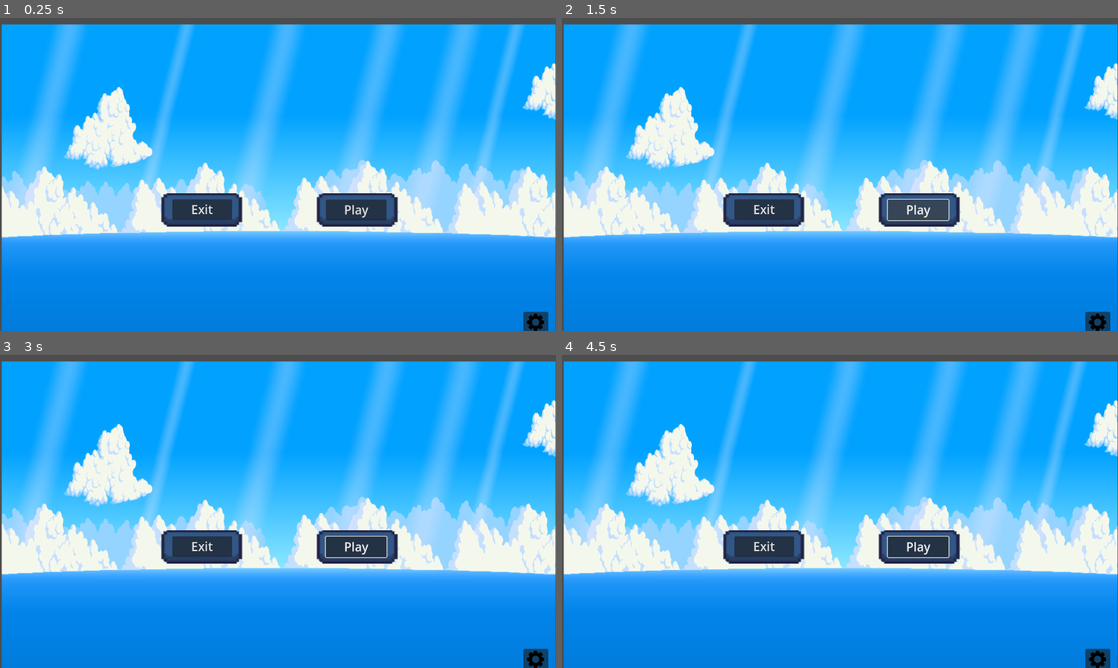
Above: before the commit, frames 1-4 (two rows, left to right).
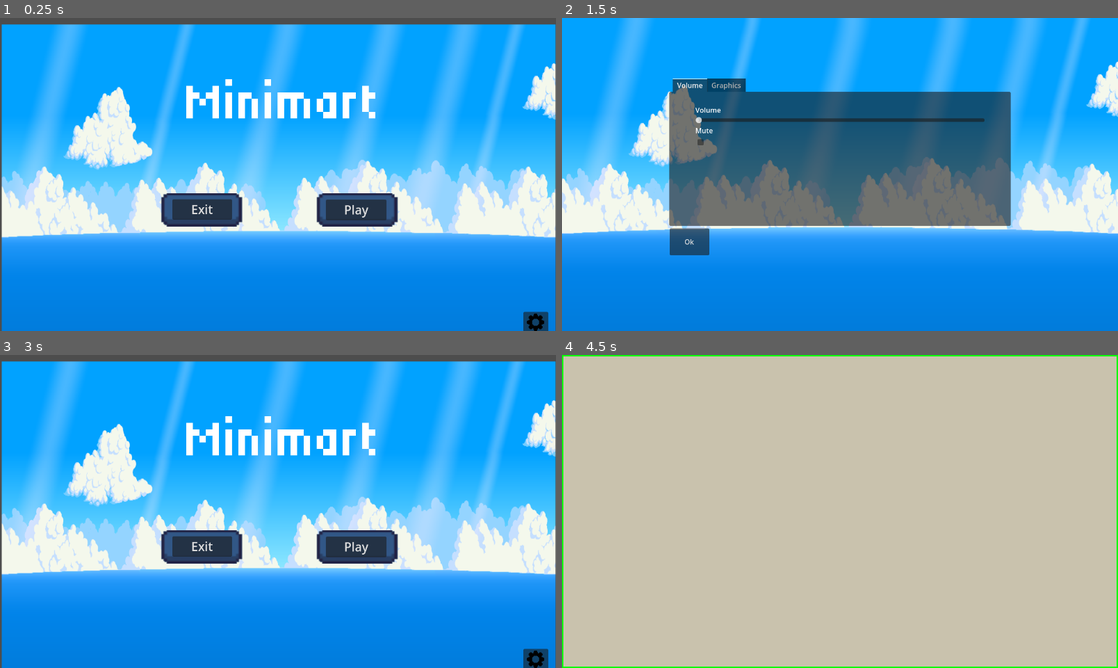
Above: after the commit, the same moments.

Repository: birugh/minimart
Game: Godot game, scene res://Interface/main_menu.tscn
Same seed, same stepped clock (60 frames per second), same inputs: the game is played once before the commit and once after it. The engine's default icon, where the game draws it, is replaced by a stand-in: a white triangle on a blue panel in a dark square.
Inputs (mouse positions are in pixels of both pictures, inside the frame that each line leads up to):
- Up to frame 1 (0.25 s): no input
- Up to frame 2 (1.5 s): click (1095, 321) at 0.5 s; click (917, 208) at 1.25 s, where only the run before the commit has a clickable "Play"
- Up to frame 3 (3 s): click (355, 545) at 2 s, where only the run before the commit has a clickable "Play"; click (127, 580) at 2.75 s, where only the run after the commit has a clickable "Ok"
- Up to frame 4 (4.5 s): click "Play" at 3.5 s; click (840, 495) at 4.25 s, where only the run after the commit has a clickable "Start server"

The runs differ from the first frame. In frame 1, 1.6% of the frame differs, in the area x 33-68%, y 19-33%; in frame 2, 35%; in frame 3, 1.8%; in frame 4, 100%, in the area x 0-100%, y 0-100%.
Error before the commit: Parse Error: Expected indented block after function declaration. (res://Scripts/main_menu.gd:3)

Commit message:
update some background & multiplayer

Diff:
--- a/Interface/main_menu.tscn
+++ b/Interface/main_menu.tscn
@@ -1,9 +1,10 @@
-[gd_scene load_steps=5 format=3 uid="uid://fkcmqsvkk6os"]
+[gd_scene load_steps=6 format=3 uid="uid://fkcmqsvkk6os"]
 
 [ext_resource type="Script" path="res://Scripts/main_menu.gd" id="1_dvwy8"]
 [ext_resource type="Texture2D" uid="uid://cagyx8p1bd7po" path="res://Assets/169040.png" id="2_irj0i"]
 [ext_resource type="Texture2D" uid="uid://b82uc3nhjxqtp" path="res://Assets/aset.png" id="3_l3ex8"]
 [ext_resource type="Texture2D" uid="uid://c42i2bt70h8fw" path="res://Interface/3524659.png" id="4_o0ex6"]
+[ext_resource type="FontFile" uid="uid://bjpucpufshb5q" path="res://Assets/Tiny5-Regular.ttf" id="5_2rt3f"]
 
 [node name="MainMenu" type="Control"]
 layout_mode = 3
@@ -70,6 +71,16 @@
 theme_override_font_sizes/font_size = 28
 text = "Exit"
 
+[node name="Label" type="Label" parent="."]
+layout_mode = 0
+offset_left = 429.0
+offset_top = 126.0
+offset_right = 879.0
+offset_bottom = 261.0
+theme_override_fonts/font = ExtResource("5_2rt3f")
+theme_override_font_sizes/font_size = 120
+text = "Minimart"
+
 [connection signal="pressed" from="NinePatchRect/NinePatchRect2/Play_Button" to="." method="_on_play_pressed"]
 [connection signal="pressed" from="Settings_Button" to="." method="_on_settings_pressed"]
 [connection signal="pressed" from="Exit_Button" to="." method="_on_exit_pressed"]
--- a/Interface/settings.tscn
+++ b/Interface/settings.tscn
@@ -115,9 +115,9 @@
 [node name="Button" type="Button" parent="."]
 layout_mode = 0
 offset_left = 248.0
-offset_top = 846.0
+offset_top = 484.0
 offset_right = 339.0
-offset_bottom = 908.0
+offset_bottom = 546.0
 text = "Ok"
 
 [connection signal="value_changed" from="TabContainer/Volume/MarginContainer/VBoxContainer/Volume" to="." method="_on_volume_value_changed"]
--- a/Interface/singleplayer_menu.tscn
+++ b/Interface/singleplayer_menu.tscn
@@ -139,6 +139,7 @@
 region_rect = Rect2(267.653, 124.133, 141.086, 35.937)
 
 [node name="NinePatchRect4" type="NinePatchRect" parent="."]
+layout_mode = 0
 offset_left = 789.0
 offset_top = 475.0
 offset_right = 1118.0
--- a/Interfaces/main.tscn
+++ b/Interfaces/main.tscn
@@ -1,7 +1,8 @@
-[gd_scene load_steps=5 format=3 uid="uid://blkp40y57dwf2"]
+[gd_scene load_steps=6 format=3 uid="uid://blkp40y57dwf2"]
 
 [ext_resource type="Script" path="res://Scripts/main.gd" id="1_7j5e5"]
 [ext_resource type="PackedScene" uid="uid://cboa7qsgpwkht" path="res://maps/map_1.tscn" id="3_nu30d"]
+[ext_resource type="Texture2D" uid="uid://c0pgrqb0mr2kb" path="res://Job-action/job-assets/169040.png" id="4_lxl2a"]
 [ext_resource type="PackedScene" uid="uid://gf0fmaoi2p1g" path="res://cutscenes/intro.tscn" id="4_mc22k"]
 
 [sub_resource type="RectangleShape2D" id="RectangleShape2D_28auc"]
@@ -11,6 +12,12 @@
 script = ExtResource("1_7j5e5")
 map = ExtResource("3_nu30d")
 scene = ExtResource("4_mc22k")
+
+[node name="NinePatchRect" type="NinePatchRect" parent="."]
+offset_right = 1283.0
+offset_bottom = 731.0
+texture = ExtResource("4_lxl2a")
+region_rect = Rect2(0, 0, 1500, 514.293)
 
 [node name="MapInstance" type="Node" parent="."]
 unique_name_in_owner = true
@@ -103,6 +110,7 @@
 text = "Join"
 
 [node name="VBoxContainer2" type="VBoxContainer" parent="Menu/MarginContainer/VBoxContainer"]
+visible = false
 layout_mode = 2
 
 [node name="OptionButton" type="OptionButton" parent="Menu/MarginContainer/VBoxContainer/VBoxContainer2"]
@@ -120,6 +128,14 @@
 layout_mode = 2
 text = "asdd"
 
+[node name="ButtonBack" type="Button" parent="."]
+unique_name_in_owner = true
+offset_left = 544.0
+offset_top = 419.0
+offset_right = 610.0
+offset_bottom = 450.0
+text = "Back"
+
 [node name="MultiplayerSpawner" type="MultiplayerSpawner" parent="."]
 _spawnable_scenes = PackedStringArray("res://player/player.tscn")
 spawn_path = NodePath("../SpawnArea")
@@ -135,3 +151,4 @@
 [connection signal="item_selected" from="Menu/MarginContainer/VBoxContainer/VBoxContainer2/OptionButton" to="." method="_on_option_button_item_selected"]
 [connection signal="pressed" from="Menu/MarginContainer/VBoxContainer/VBoxContainer2/Button" to="." method="_on_button_pressed"]
 [connection signal="pressed" from="Menu/MarginContainer/VBoxContainer/VBoxContainer2/Button2" to="." method="_on_button_2_pressed"]
+[connection signal="pressed" from="ButtonBack" to="." method="_on_button_pressed"]
--- a/Job-action/job-scripts/player.gd
+++ b/Job-action/job-scripts/player.gd
@@ -4,7 +4,7 @@
 
 func _ready() -> void:
 	set_multiplayer_authority(name.to_int())
-	%DisplayAuthority.visible = is_multiplayer_authority()
+	#%DisplayAuthority.visible = is_multiplayer_authority()
 
 func _process(delta: float) -> void:
 	if not is_multiplayer_authority(): return
--- a/Scripts/main.gd
+++ b/Scripts/main.gd
@@ -1,20 +1,9 @@
 extends Node
 
 
-@export var player : PackedScene
+@export var player : PackedScene = preload("res://player/player.tscn")
 @export var map : PackedScene
 @export var scene: PackedScene
-
-#func _on_option_button_item_selected(index: int) -> void:
-	#match index:
-		#0:
-			#player = preload("res://player/player.tscn")
-			#print("ob")
-		#1:
-			#player = preload("res://player/stocker.tscn")
-			#print("stocker")
-	#pass # Replace with function body.
-
 
 func _ready() -> void:
 	print(player)
@@ -52,6 +41,7 @@
 
 func load_game():
 	%Menu.hide()
+	%ButtonBack.hide()
 	%MapInstance.add_child(map.instantiate())
 	add_player.rpc(multiplayer.get_unique_id())
 	%Content.add_child(scene.instantiate())
@@ -69,7 +59,6 @@
 	var player_instance = player.instantiate()
 	player_instance.name = str(id)
 	%SpawnArea.add_child(player_instance)
-	player = null
 
 
 @rpc("any_peer")
@@ -79,9 +68,5 @@
 
 
 func _on_button_pressed() -> void:
-	player = load("res://player/player.tscn")
-	print(player)
-
-func _on_button_2_pressed() -> void:
-	player = preload("res://player/stocker.tscn")
-	print(player)
+	get_tree().change_scene_to_file("res://Interface/main_menu.tscn")
+	pass # Replace with function body.
--- a/Scripts/main_menu.gd
+++ b/Scripts/main_menu.gd
@@ -1,7 +1,7 @@
 extends Control
 
 func _on_play_pressed() -> void:
-	#get_tree().change_scene_to_file("res://m.tscn")
+	get_tree().change_scene_to_file("res://Interfaces/main.tscn")
 
 
 func _on_exit_pressed() -> void:
--- a/Scripts/player.gd
+++ b/Scripts/player.gd
@@ -4,7 +4,7 @@
 
 func _ready() -> void:
 	set_multiplayer_authority(name.to_int())
-	%DisplayAuthority.visible = is_multiplayer_authority()
+	#%DisplayAuthority.visible = is_multiplayer_authority()
 
 func _process(delta: float) -> void:
 	if not is_multiplayer_authority(): return
Binary file added: Interface/Minimart.png
Not shown, added: Interface/Minimart.png.import
